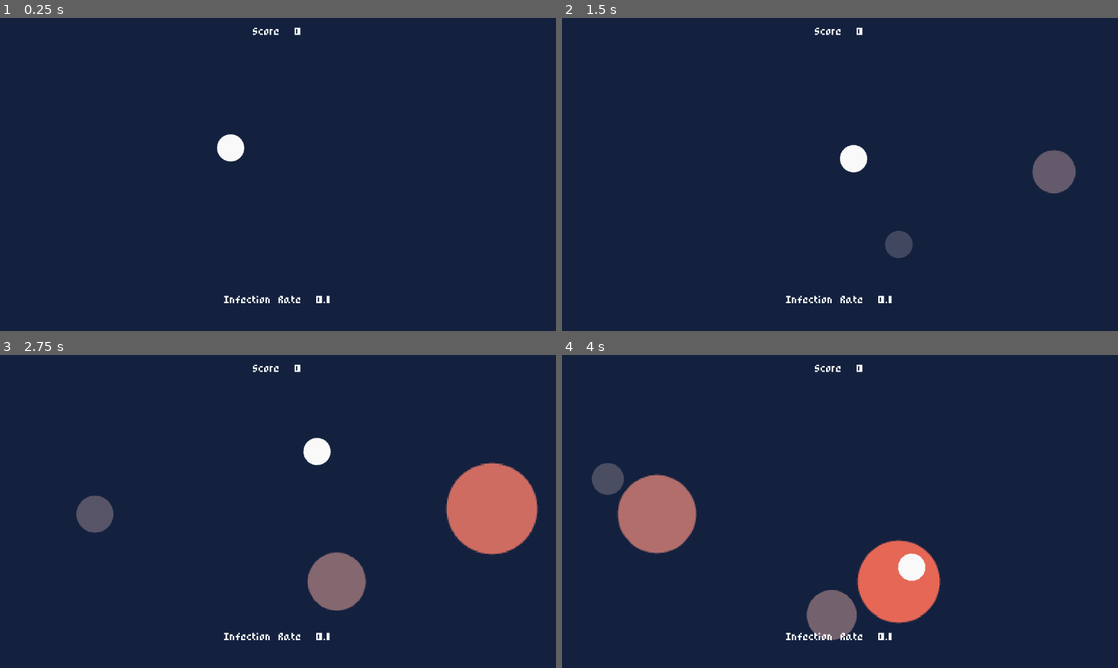
Above: before the commit, frames 1-4 (two rows, left to right).
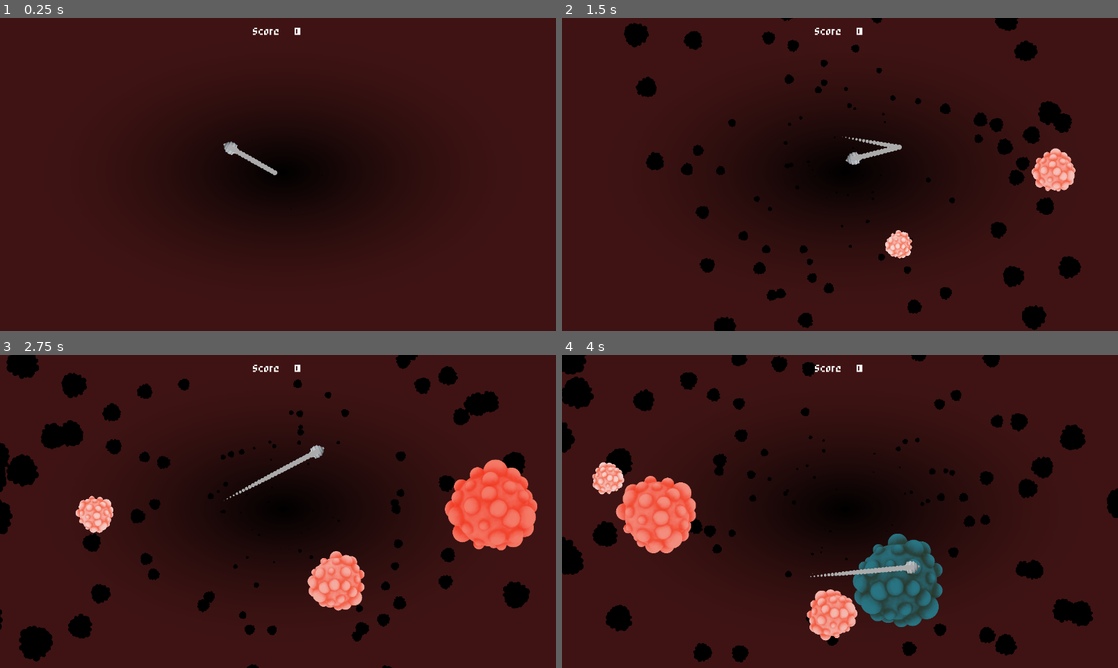
Above: after the commit, the same moments.

Repository: buildingonfire/bloodstream
Game: Godot game, scene res://scenes/World.tscn
Two runs of this game, one before a commit and one after it. Both use one fixed random seed, a clock stepped at 60 frames per second and the inputs below.
Inputs (mouse positions are in pixels of both pictures, inside the frame that each line leads up to):
- Up to frame 1 (0.25 s): no input
- Up to frame 2 (1.5 s): move the mouse to (962, 158) at 0.52 s; move the mouse to (728, 190) at 1.27 s
- Up to frame 3 (2.75 s): move the mouse to (333, 442) at 2.02 s
- Up to frame 4 (4 s): move the mouse to (812, 574) at 2.77 s; move the mouse to (1006, 558) at 3.52 s

The runs differ from the first frame. In frame 1, 100% of the frame differs, in the area x 0-100%, y 0-100%; in frame 2, 100%; in frame 3, 100%; in frame 4, 100%.

Commit message:
final art, prep for release

Diff:
--- a/project.godot
+++ b/project.godot
@@ -12,6 +12,8 @@
 
 config/name="GWJ36"
 run/main_scene="res://scenes/World.tscn"
+boot_splash/image="res://tex/bootsplash.png"
+boot_splash/bg_color=Color( 0.0784314, 0.133333, 0.25098, 1 )
 config/icon="res://img/icon.png"
 
 [display]
--- /dev/null
+++ b/scenes/BG.tscn
@@ -0,0 +1,56 @@
+[gd_scene load_steps=8 format=2]
+
+[ext_resource path="res://tex/ramp02.png" type="Texture" id=1]
+[ext_resource path="res://tex/enemy_01.png" type="Texture" id=2]
+
+[sub_resource type="CanvasItemMaterial" id=1]
+blend_mode = 3
+
+[sub_resource type="CanvasItemMaterial" id=2]
+blend_mode = 2
+
+[sub_resource type="Curve" id=3]
+max_value = 2.0
+_data = [ Vector2( 0, 0 ), 0.0, 0.169468, 0, 0, Vector2( 1, 2 ), 3.65606, 0.0, 0, 0 ]
+
+[sub_resource type="CurveTexture" id=4]
+curve = SubResource( 3 )
+
+[sub_resource type="ParticlesMaterial" id=5]
+emission_shape = 1
+emission_sphere_radius = 50.0
+flag_disable_z = true
+spread = 180.0
+gravity = Vector3( 0, 0, 0 )
+initial_velocity = 250.0
+angular_velocity = 180.0
+angular_velocity_random = 1.0
+orbit_velocity = 0.0
+orbit_velocity_random = 0.0
+linear_accel = 150.0
+scale = 0.05
+scale_curve = SubResource( 4 )
+
+[node name="BG" type="ColorRect"]
+margin_right = 1280.0
+margin_bottom = 720.0
+color = Color( 0.25098, 0.0784314, 0.0784314, 1 )
+__meta__ = {
+"_edit_lock_": true,
+"_edit_use_anchors_": false
+}
+
+[node name="ramp01" type="Sprite" parent="."]
+material = SubResource( 1 )
+position = Vector2( 641.836, 360.089 )
+scale = Vector2( 20.0545, 11.1909 )
+texture = ExtResource( 1 )
+
+[node name="Particles2D" type="Particles2D" parent="."]
+modulate = Color( 1, 1, 1, 0.258824 )
+material = SubResource( 2 )
+position = Vector2( 662.602, 351.122 )
+amount = 150
+lifetime = 2.0
+process_material = SubResource( 5 )
+texture = ExtResource( 2 )
--- a/scenes/World.tscn
+++ b/scenes/World.tscn
@@ -1,8 +1,9 @@
-[gd_scene load_steps=7 format=2]
+[gd_scene load_steps=8 format=2]
 
 [ext_resource path="res://fonts/PixelRPG.ttf" type="DynamicFontData" id=1]
 [ext_resource path="res://scenes/player.tscn" type="PackedScene" id=2]
 [ext_resource path="res://scenes/EnemySpawner.tscn" type="PackedScene" id=3]
+[ext_resource path="res://scenes/BG.tscn" type="PackedScene" id=4]
 [ext_resource path="res://scripts/World.gd" type="Script" id=5]
 
 [sub_resource type="DynamicFont" id=1]
@@ -21,20 +22,13 @@
 "_edit_vertical_guides_": [ 639.786 ]
 }
 
-[node name="BG" type="ColorRect" parent="."]
-margin_right = 1280.0
-margin_bottom = 720.0
-color = Color( 0.0784314, 0.133333, 0.25098, 1 )
-__meta__ = {
-"_edit_lock_": true,
-"_edit_use_anchors_": false
-}
+[node name="BG" parent="." instance=ExtResource( 4 )]
+
+[node name="EnemySpawner" parent="." instance=ExtResource( 3 )]
+z_index = 1
 
 [node name="player" parent="." instance=ExtResource( 2 )]
 position = Vector2( 640, 360 )
-z_index = 1
-
-[node name="EnemySpawner" parent="." instance=ExtResource( 3 )]
 
 [node name="ScoreLabel" type="Label" parent="."]
 margin_left = 477.0
@@ -48,6 +42,7 @@
 }
 
 [node name="InfectionRateLabel" type="Label" parent="."]
+visible = false
 margin_left = 507.0
 margin_top = 639.0
 margin_right = 772.0
@@ -59,7 +54,7 @@
 }
 
 [node name="GameTimer" type="Timer" parent="."]
-wait_time = 10.0
+wait_time = 20.0
 one_shot = true
 autostart = true
 
--- a/scenes/enemy.tscn
+++ b/scenes/enemy.tscn
@@ -1,19 +1,20 @@
 [gd_scene load_steps=4 format=2]
 
-[ext_resource path="res://tex/circle_01.png" type="Texture" id=1]
+[ext_resource path="res://tex/enemy_01.png" type="Texture" id=1]
 [ext_resource path="res://scripts/enemy.gd" type="Script" id=2]
 
 [sub_resource type="CircleShape2D" id=1]
-radius = 32.1209
+radius = 26.2202
 
 [node name="enemy" type="Node2D"]
 script = ExtResource( 2 )
 growth_factor = 0.01
 maximum_size = 4.0
-color_a = Color( 0.980392, 0.980392, 0.980392, 0 )
+color_a = Color( 0.164706, 0.470588, 0.529412, 1 )
 color_b = Color( 0.980392, 0.380392, 0.286275, 1 )
 
 [node name="Sprite" type="Sprite" parent="."]
+scale = Vector2( 0.064568, 0.064568 )
 texture = ExtResource( 1 )
 
 [node name="Area2D" type="Area2D" parent="."]
--- a/scenes/player.tscn
+++ b/scenes/player.tscn
@@ -1,19 +1,71 @@
-[gd_scene load_steps=4 format=2]
+[gd_scene load_steps=10 format=2]
 
 [ext_resource path="res://tex/circle_01.png" type="Texture" id=1]
 [ext_resource path="res://scripts/player.gd" type="Script" id=2]
+[ext_resource path="res://tex/ship_03.png" type="Texture" id=3]
 
 [sub_resource type="CircleShape2D" id=1]
-radius = 32.1272
+radius = 5.9087
+
+[sub_resource type="CapsuleShape2D" id=2]
+radius = 1.40827
+height = 7.25326
+
+[sub_resource type="CircleShape2D" id=3]
+radius = 11.9793
+
+[sub_resource type="Curve" id=5]
+_data = [ Vector2( 0, 1 ), 0.0, -1.81198e-07, 0, 0, Vector2( 1, 0 ), -3.17005, 0.0, 0, 0 ]
+
+[sub_resource type="CurveTexture" id=6]
+curve = SubResource( 5 )
+
+[sub_resource type="ParticlesMaterial" id=4]
+flag_disable_z = true
+gravity = Vector3( 0, 0, 0 )
+orbit_velocity = 0.0
+orbit_velocity_random = 0.0
+scale = 0.2
+scale_curve = SubResource( 6 )
 
 [node name="Player" type="KinematicBody2D"]
 collision_layer = 2
+collision/safe_margin = 0.1
 script = ExtResource( 2 )
 
 [node name="Sprite" type="Sprite" parent="."]
 modulate = Color( 0.980392, 0.980392, 0.980392, 1 )
+scale = Vector2( 0.0370056, 0.0370056 )
+z_index = 2
+texture = ExtResource( 3 )
+
+[node name="CollisionShapeBody" type="CollisionShape2D" parent="."]
+position = Vector2( 1.42109e-14, -0.0625 )
+rotation = 1.5708
+scale = Vector2( 1.55645, 1.55645 )
+shape = SubResource( 1 )
+
+[node name="CollisionShapeSnout" type="CollisionShape2D" parent="."]
+position = Vector2( 3.88355, -0.148651 )
+rotation = 1.5708
+scale = Vector2( 1.55645, 1.55645 )
+shape = SubResource( 2 )
+
+[node name="MovementPad" type="Area2D" parent="."]
+collision_mask = 2
+
+[node name="MovementPadShape" type="CollisionShape2D" parent="MovementPad"]
+shape = SubResource( 3 )
+
+[node name="TrailParticles" type="Particles2D" parent="."]
+modulate = Color( 0.67451, 0.67451, 0.67451, 1 )
+z_index = 2
+amount = 50
+lifetime = 0.5
+preprocess = 1.0
+local_coords = false
+process_material = SubResource( 4 )
 texture = ExtResource( 1 )
 
-[node name="CollisionShape2D" type="CollisionShape2D" parent="."]
-rotation = 1.5708
-shape = SubResource( 1 )
+[connection signal="mouse_entered" from="MovementPad" to="." method="_on_MovementPad_mouse_entered"]
+[connection signal="mouse_exited" from="MovementPad" to="." method="_on_MovementPad_mouse_exited"]
--- a/scripts/EnemySpawner.gd
+++ b/scripts/EnemySpawner.gd
@@ -18,6 +18,8 @@
 	#var main = get_tree().current_scene
 	self.add_child(enemy)
 	enemy.global_position = spawn_location
+	enemy.rotation = rand_range(-180.0, 180.0)
+	enemy.z_index = randi() % 4
 
 func _on_SpawnTimer_timeout():
 	spawn_enemy()
--- a/scripts/enemy.gd
+++ b/scripts/enemy.gd
@@ -27,7 +27,7 @@
 		GROWING:
 			grow(growth_factor)
 			growth_factor *= 1.01
-			sprite.modulate = lerp(color_a, color_b, instability)
+			sprite.modulate = lerp(Color("#FFFFFF"), color_b, instability)
 		SHRINKING:
 			grow(-growth_factor)
 		DEAD:
@@ -40,6 +40,7 @@
 	prev_growth = amt
 
 func _on_Area2D_body_entered(_body):
+	sprite.modulate = color_a
 	state = SHRINKING
 
 func check_dead():
--- a/scripts/player.gd
+++ b/scripts/player.gd
@@ -2,13 +2,37 @@
 
 export var move_speed : float = 500.0
 
+var state : int = MOVE_YES
+
+enum{
+	MOVE_YES,
+	MOVE_NO
+}
+
 func _process(_delta):
-	_look_at_mouse()
-	_move_to_mouse()
+	match state:
+		MOVE_YES:
+			move_speed = 500
+			_look_at_mouse()
+			_move_to_mouse()
+		MOVE_NO:
+			move_speed = 0
+
 
 func _look_at_mouse():
 	look_at(get_global_mouse_position())
 
+
 func _move_to_mouse():
 	var direction = get_global_mouse_position() - position
 	move_and_slide(direction.normalized() * move_speed)
+
+
+func _on_MovementPad_mouse_exited():
+	state = MOVE_YES
+	print("Move YES")
+
+
+func _on_MovementPad_mouse_entered():
+	state = MOVE_NO
+	print("Move NO")
Not shown, added: exports/Bloodstream_v01.png.import
Renamed: YourScore.gd -> scripts/YourScore.gd
Binary file added: tex/bootsplash.png
Not shown, added: tex/bootsplash.png.import
Binary file added: tex/enemy_01.png
Not shown, added: tex/enemy_01.png.import
Binary file removed: tex/icon.png
Not shown, removed: tex/icon.png.import
Binary file added: tex/ramp02.png
Not shown, added: tex/ramp02.png.import
Binary file added: tex/ship_03.png
Not shown, added: tex/ship_03.png.import
(and 67 more such lines)
